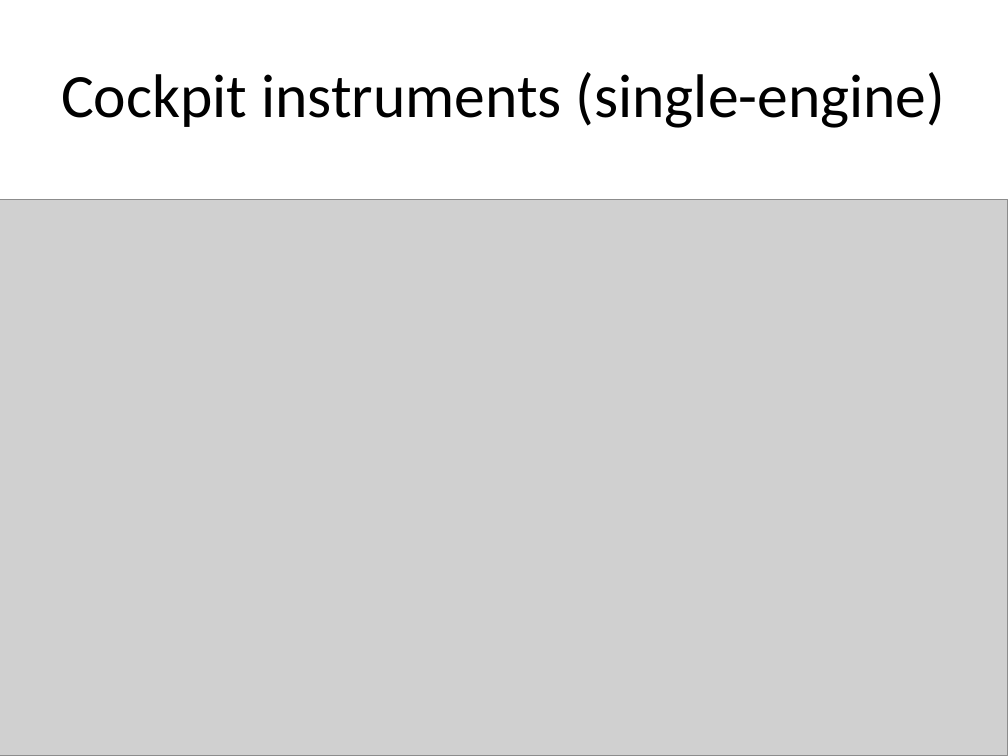
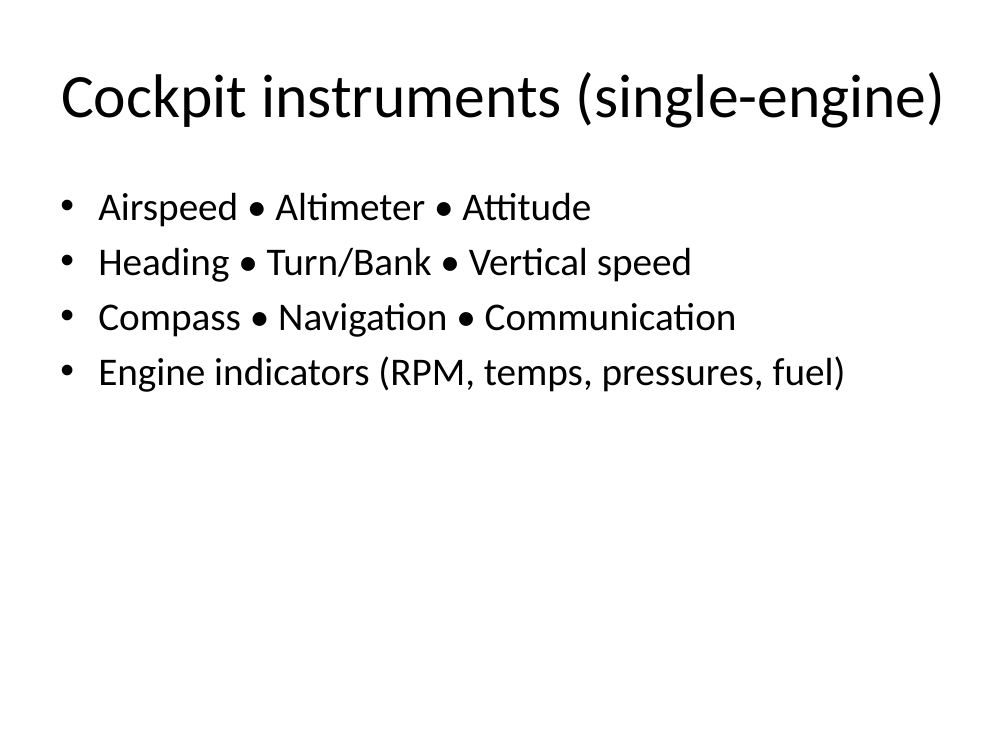
Before and after one commit to bwooceli/bsa-merit-badge-aviation, a slide deck: slide 12 of slides/session-1.pptx. Drawn at 1008x756 pixels with LibreOffice and Linux fonts; fonts in the diff are those of the drawing; grey boxes stand for pictures. Boxes give left, top, right and bottom in pixels: in the first picture for what was removed or moved away, otherwise in the second. Text is boxed around its words. In the diff, an @@ line names an element or a change of style, - is before the commit and + after.

```diff
--- a/slides/session-1.pptx
+++ b/slides/session-1.pptx
@@ picture removed at bbox=[0, 200, 1008, 756] @@
@@ text added at bbox=[98, 192, 846, 392], 28 pt, text #000000 @@
+• Airspeed • Altimeter • Attitude
+• Heading • Turn/Bank • Vertical speed
+• Compass • Navigation • Communication
+• Engine indicators (RPM, temps, pressures, fuel)
```
Also in this commit, not shown: 11 other slides changed, 1 slide added, 1 slide removed, 7 other files.
